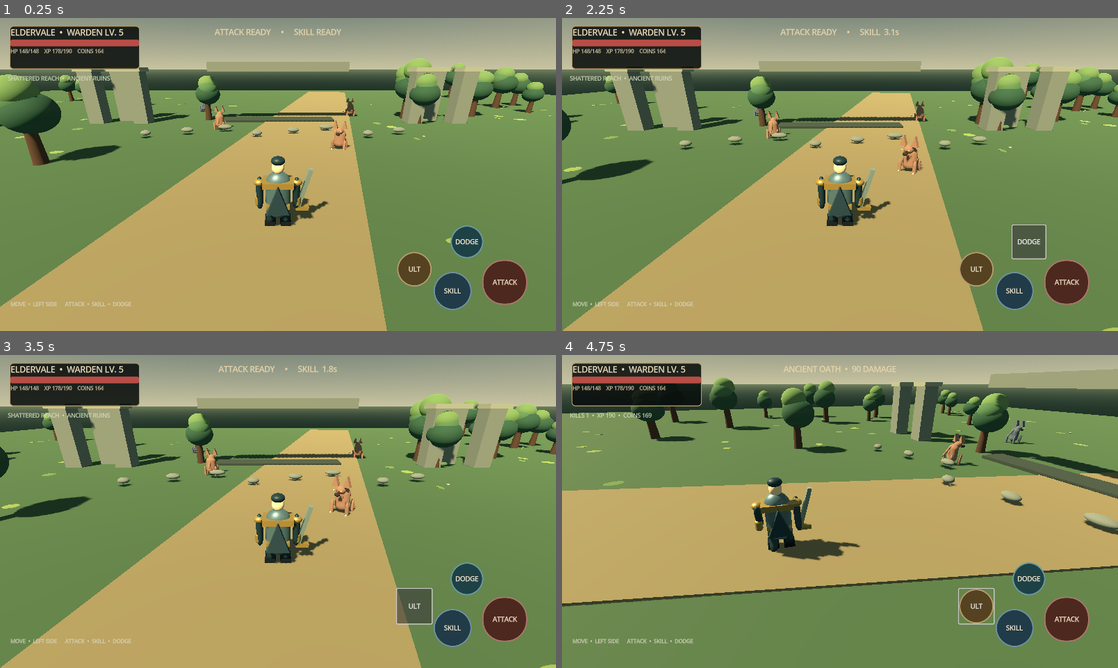
Above: before the commit, frames 1-4 (two rows, left to right).
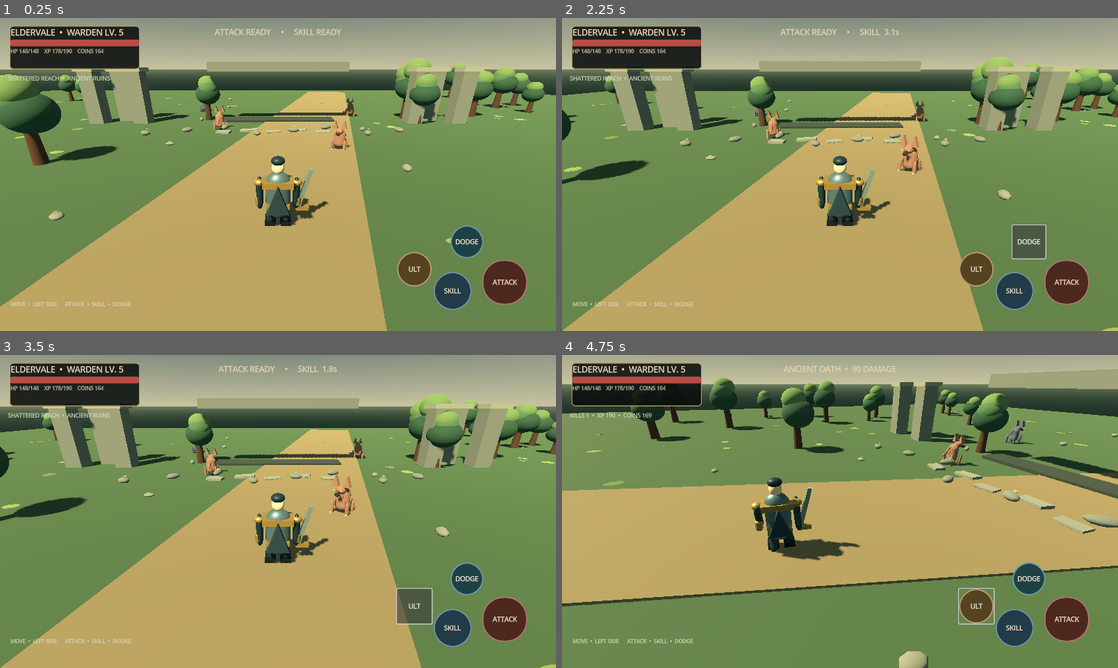
Above: after the commit, the same moments.

Repository: filesgloom-png/ELDERVALE
Game: Godot game, scene res://scenes/main_3d.tscn
Two runs of this game, one before a commit and one after it. Both use one fixed random seed, a clock stepped at 60 frames per second and the inputs below.
Inputs (mouse positions are in pixels of both pictures, inside the frame that each line leads up to):
- Up to frame 1 (0.25 s): no input
- Up to frame 2 (2.25 s): click "ATTACK" at 0.5 s; click "SKILL" at 1.25 s; click "DODGE" at 2 s
- Up to frame 3 (3.5 s): click "ULT" at 2.75 s
- Up to frame 4 (4.75 s): tap Enter (ui_accept) at 3.5, 3.77 s; move the mouse to (962, 495) at 3.52 s; hold Right (ui_right) 3.53-4.25 s; tap Q at 3.6 s; click (962, 495) at 3.67 s; drag from (728, 527) to (812, 574) at 4.27 s

The runs differ from the first frame. In frame 1, 0.5% of the frame differs, in the area x 0-100%, y 24-65%; in frame 2, 0.6%; in frame 3, 0.6%; in frame 4, 1.4%, in the area x 2-100%, y 16-100%.
Error before the commit: Invalid access to property or key 'rotation' on a base object of type 'previously freed'. (res://scripts/main_3d.gd:423)
Error after the commit: Invalid access to property or key 'rotation' on a base object of type 'previously freed'. (res://scripts/main_3d.gd:479)

Commit message:
environment: add forest and ruin detail with mobile-friendly shadows

Diff:
--- a/scripts/main_3d.gd
+++ b/scripts/main_3d.gd
@@ -139,7 +139,21 @@
 			crown_mesh.radius = 1.2 if crown == 0 else 0.9
 			crown_mesh.height = 2.0 if crown == 0 else 1.55
 			var crown_mat: Material = leaf_a if crown == 0 else (leaf_b if crown == 1 else leaf_hi)
-			_mesh_node(tree, crown_mesh, crown_mat, Vector3(rng.randf_range(-0.25, 0.25), 2.55 + float(crown) * 0.48, rng.randf_range(-0.2, 0.2)))
+			var crown_node := _mesh_node(tree, crown_mesh, crown_mat, Vector3(rng.randf_range(-0.25, 0.25), 2.55 + float(crown) * 0.48, rng.randf_range(-0.2, 0.2)), "CanopyLayer")
+			crown_node.cast_shadow = GeometryInstance3D.SHADOW_CASTING_SETTING_OFF if crown > 0 else GeometryInstance3D.SHADOW_CASTING_SETTING_ON
+		# A few restrained side branches and bark scars add silhouette detail without extra foliage layers everywhere.
+		if i % 4 == 0:
+			var branch_mesh := CylinderMesh.new()
+			branch_mesh.top_radius = 0.055
+			branch_mesh.bottom_radius = 0.095
+			branch_mesh.height = 1.05
+			var branch := _mesh_node(tree, branch_mesh, bark, Vector3(0.36, 1.85, 0.02), "LowBranch")
+			branch.rotation.z = -0.9
+			branch.cast_shadow = GeometryInstance3D.SHADOW_CASTING_SETTING_OFF
+		if i % 5 == 0:
+			var scar := _box(tree, Vector3(0.09, 0.42, 0.025), _mat(Color("#302a22")), Vector3(0.12, 1.1, -0.31), "BarkScar")
+			scar.rotation.z = 0.12
+			scar.cast_shadow = GeometryInstance3D.SHADOW_CASTING_SETTING_OFF
 		if i % 3 == 0:
 			var stone := _mesh_node(tree, SphereMesh.new(), moss, Vector3(rng.randf_range(-1.2, 1.2), 0.25, rng.randf_range(-1.2, 1.2)), "MossStone")
 			stone.scale = Vector3(0.8, 0.35, 0.6)
@@ -147,16 +161,39 @@
 	var ground_cover_a := _mat(Color("#596f45"), 1.0)
 	var ground_cover_b := _mat(Color("#71804b"), 1.0)
 	var pebble_mat := _mat(Color("#8b8874"), 0.95)
-	for i in range(90):
+	for i in range(72):
 		var patch_x := rng.randf_range(-36.0, 36.0)
 		var patch_z := rng.randf_range(-36.0, 36.0)
 		if absf(patch_x) < 5.5:
 			continue
 		var patch := _mesh_node(self, SphereMesh.new(), ground_cover_a if i % 2 == 0 else ground_cover_b, Vector3(patch_x, 0.035, patch_z), "GroundCover")
 		patch.scale = Vector3(rng.randf_range(0.35, 1.2), 0.025, rng.randf_range(0.35, 1.0))
+		patch.cast_shadow = GeometryInstance3D.SHADOW_CASTING_SETTING_OFF
 		if i % 4 == 0:
 			var pebble := _mesh_node(self, SphereMesh.new(), pebble_mat, Vector3(patch_x + 0.7, 0.12, patch_z - 0.4), "RoadsidePebble")
 			pebble.scale = Vector3(0.18, 0.11, 0.24)
+			pebble.cast_shadow = GeometryInstance3D.SHADOW_CASTING_SETTING_OFF
+	# Small clusters along the trail make the forest floor feel less uniform; detail meshes do not cast shadows.
+	var trail_stone := _mat(Color("#77786b"), 0.98)
+	var trail_moss := _mat(Color("#64764b"), 1.0)
+	for i in range(14):
+		var side := -1.0 if i % 2 == 0 else 1.0
+		var stone_x := side * rng.randf_range(5.8, 8.2)
+		var stone_z := -32.0 + float(i) * 4.6
+		var stone_mesh := SphereMesh.new()
+		stone_mesh.radial_segments = 8
+		stone_mesh.rings = 4
+		var stone := _mesh_node(self, stone_mesh, trail_stone, Vector3(stone_x, 0.22, stone_z), "TrailStone")
+		stone.scale = Vector3(rng.randf_range(0.35, 0.72), rng.randf_range(0.2, 0.38), rng.randf_range(0.32, 0.65))
+		stone.rotation.y = rng.randf_range(-PI, PI)
+		stone.cast_shadow = GeometryInstance3D.SHADOW_CASTING_SETTING_OFF
+		if i % 2 == 0:
+			var moss_mesh := SphereMesh.new()
+			moss_mesh.radial_segments = 8
+			moss_mesh.rings = 4
+			var moss_patch := _mesh_node(self, moss_mesh, trail_moss, Vector3(stone_x, 0.36, stone_z - 0.04), "StoneMoss")
+			moss_patch.scale = Vector3(0.2, 0.045, 0.16)
+			moss_patch.cast_shadow = GeometryInstance3D.SHADOW_CASTING_SETTING_OFF
 	_build_ruins()
 
 func _build_ruins() -> void:
@@ -172,8 +209,27 @@
 	_box(self, Vector3(13.0, 0.8, 1.5), stone, Vector3(0, 5.0, -14.0), "BrokenLintel")
 	_box(self, Vector3(11.0, 0.2, 1.8), dark, Vector3(0, 0.12, -14.0), "RuinedFoundation")
 	for i in range(8):
-		var rock := _mesh_node(self, SphereMesh.new(), stone, Vector3(-10.0 + float(i) * 2.8, 0.35, -7.0 - float(i % 3) * 1.1), "RuinDebris")
+		var rock_mesh := SphereMesh.new()
+		rock_mesh.radial_segments = 8
+		rock_mesh.rings = 4
+		var rock := _mesh_node(self, rock_mesh, stone, Vector3(-10.0 + float(i) * 2.8, 0.35, -7.0 - float(i % 3) * 1.1), "RuinDebris")
 		rock.scale = Vector3(0.75 + float(i % 3) * 0.18, 0.38, 0.55)
+		rock.rotation.y = float(i) * 0.73
+		rock.cast_shadow = GeometryInstance3D.SHADOW_CASTING_SETTING_OFF
+		if i % 2 == 0:
+			var lichen_mesh := SphereMesh.new()
+			lichen_mesh.radial_segments = 8
+			lichen_mesh.rings = 4
+			var lichen := _mesh_node(self, lichen_mesh, _mat(Color("#7c8960"), 1.0), rock.position + Vector3(0.08, 0.24, -0.12), "RuinLichen")
+			lichen.scale = Vector3(0.28, 0.06, 0.2)
+			lichen.cast_shadow = GeometryInstance3D.SHADOW_CASTING_SETTING_OFF
+	# A few broken slabs suggest an old route into the ruins.
+	var slab_mat := _mat(Color("#77786e"), 0.92)
+	for i in range(5):
+		var slab := _box(self, Vector3(1.1 + float(i % 2) * 0.35, 0.16, 0.65), slab_mat, Vector3(-4.4 + float(i) * 2.0, 0.1, -8.4 - float(i % 2) * 0.65), "BrokenPathSlab")
+		slab.rotation.y = float(i % 3 - 1) * 0.18
+		slab.rotation.z = float(i % 2) * 0.07
+		slab.cast_shadow = GeometryInstance3D.SHADOW_CASTING_SETTING_OFF
 
 func _build_player() -> void:
 	player = Node3D.new()
